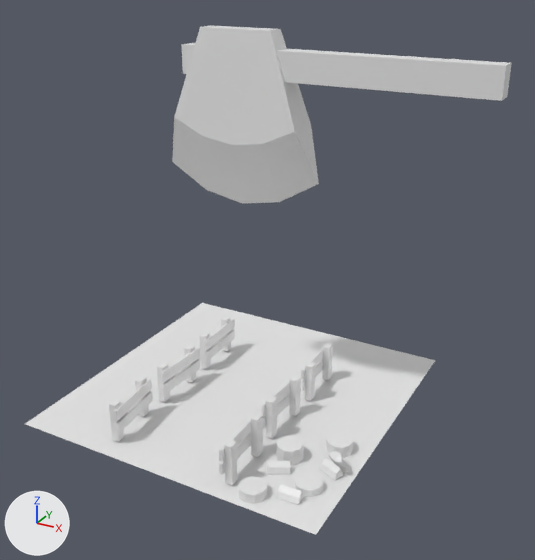
Before and after pictures for a commit that changed the Blender file portal.blend.
Camera for both pictures: a 50 mm camera at (4.37, -7.33, 5.34) aimed at (0.48, -0.24, 1.8). Lighting does not change. The marker at lower left points along +X, +Y and +Z.

Names of what the first picture shows: 'AxeBlade', 'AxeBlade.001', 'FenceL1', 'FenceL2', 'FenceL3', 'FenceR1', 'FenceR2', 'FenceR3', 'Floor', 'Trunk1', 'Trunk3'.
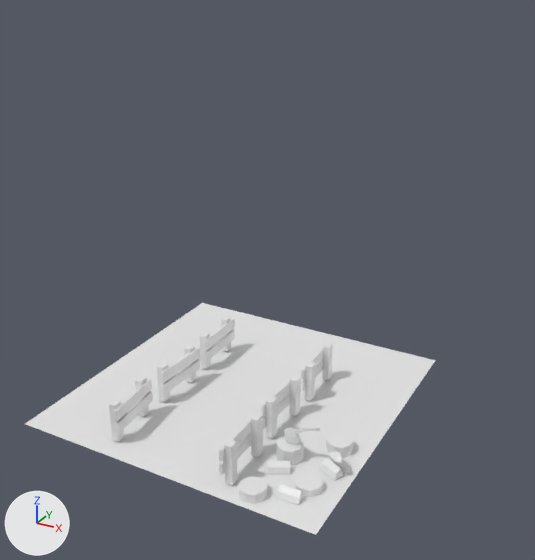
The change, as JSON lines over the scene's bpy script:
```json
{"block": "me_cube_007", "where": "# used by ob_axeblade; location = (0.0, 0.0, 4.25); scale = (0.128, 0.113, 0.159)"}
{"op": "remove", "block": "me_cube_007", "code": "me_cube_007.from_pydata(...)  # 8 vertices, 6 faces; spans x -5.5..22.7, y -1.0..1.0, z -1.0..1.0"}
{"op": "add", "block": "me_cube_007", "code": "me_cube_007.from_pydata(...)  # 20 vertices, 18 faces; spans x -5.5..28.6, y -1.0..2.1, z -1.0..2.7"}
{"block": "me_cube_007", "change": "me_cube_007 part 1"}
{"block": "me_cube_007", "change": "4 vertices are removed from x 22.7, y -1.0..1.0, z -1.0..1.0"}
{"block": "me_cube_007", "change": "5 faces are deleted"}
{"block": "me_cube_007", "change": "16 vertices are added at x 8.6..28.6, y -1.0..2.1, z -1.0..2.7"}
{"block": "me_cube_007", "change": "17 new faces join them"}
{"op": "set", "path": "ob_axeblade_001.location", "old": "(0.0, 0.0, 3.61)", "new": "(1.22, -1.02, 0.31)"}
{"op": "set", "path": "ob_axeblade_001.rotation_euler", "old": "(0.0, 0.0, 0.0)", "new": "(0.0, -0.324, 0.0)", "note": "degrees (0, 0, 0) -> degrees (0, -19, 0)"}
{"op": "set", "path": "ob_axeblade_001.scale", "old": "(1.0, 1.0, 1.0)", "new": "(0.105, 0.105, 0.105)"}
{"op": "set", "path": "ob_axeblade.location", "old": "(0.0, 0.0, 4.25)", "new": "(1.2, -1.02, 0.37)"}
{"op": "set", "path": "ob_axeblade.rotation_euler", "old": "(0.0, 0.0, 0.0)", "new": "(0.0, -0.324, 0.0)", "note": "degrees (0, 0, 0) -> degrees (0, -19, 0)"}
{"op": "set", "path": "ob_axeblade.scale", "old": "(0.128, 0.113, 0.159)", "new": "(0.0134, 0.0119, 0.0167)"}
```

Boxes (x1, y1, x2, y2) around the edits, measured in the pictures (535 x 560 px):
```json
{"object": "AxeBlade.001", "change": "moved, turned, rescaled", "before": [172, 26, 319, 204], "after": [285, 428, 301, 445]}
{"object": "AxeBlade", "change": "reshaped, moved, turned, rescaled", "before": [182, 43, 512, 101], "after": [284, 427, 320, 433]}
```
